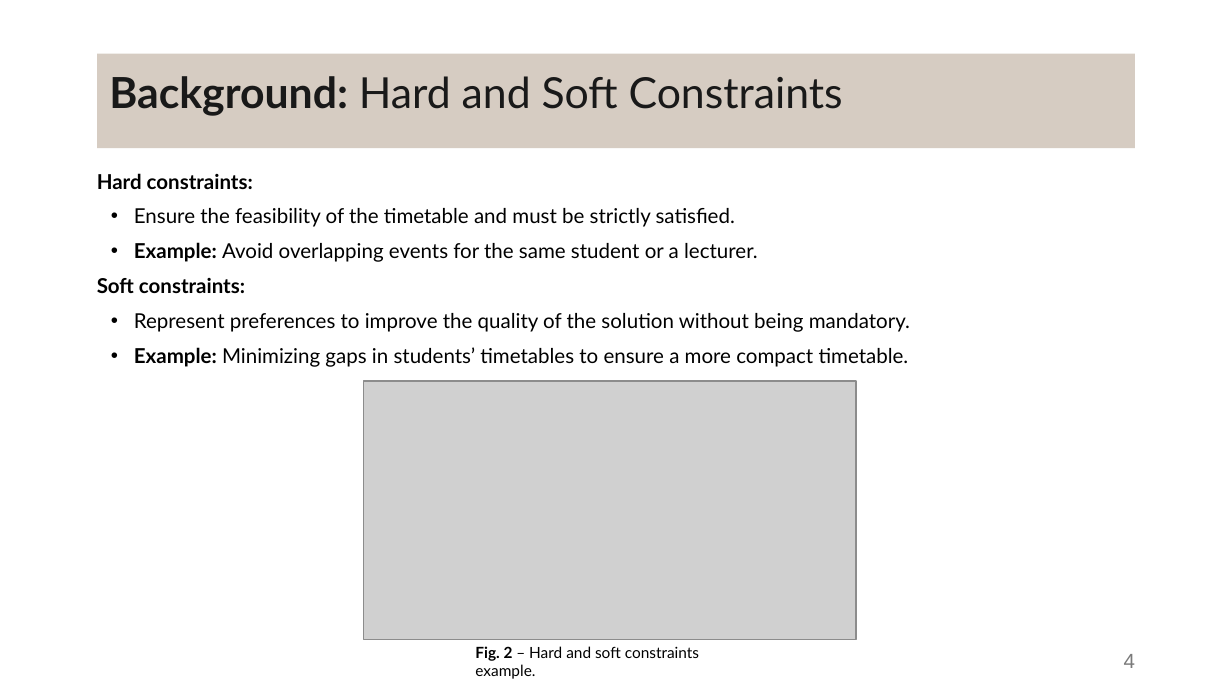
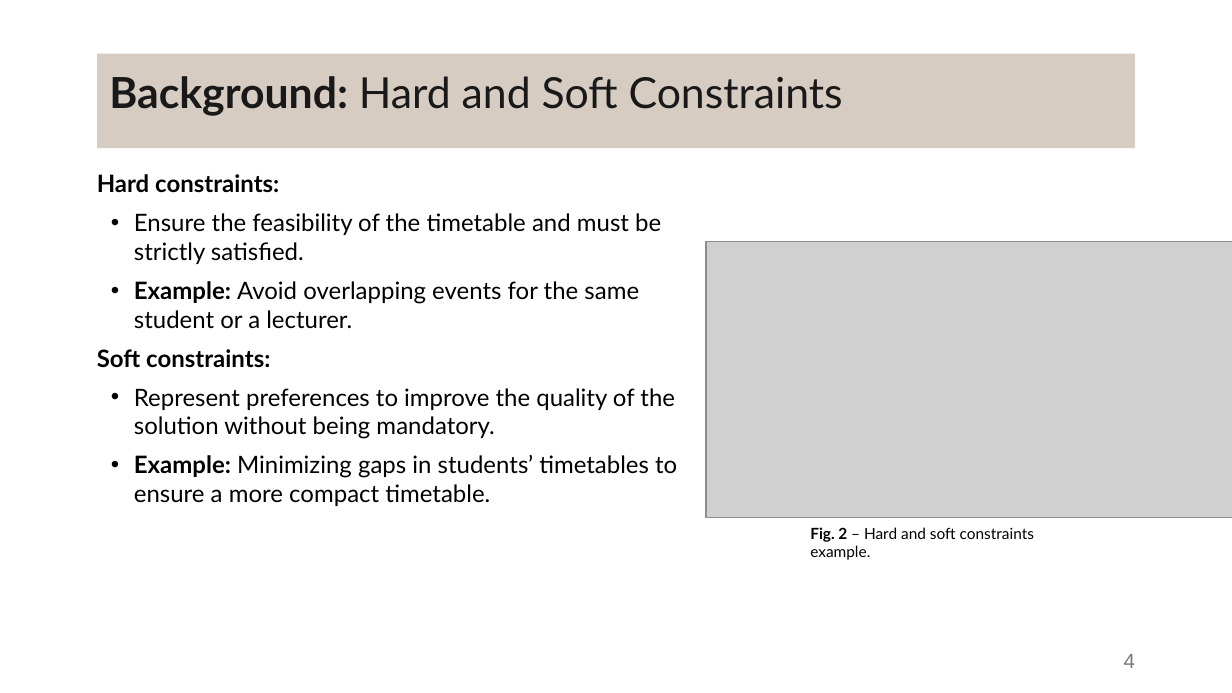
Before and after one commit to DanielaTomas/FCUP-SCHEDULE, a slide deck: slide 4 of Docs/Presentation.pptx. Drawn at 1232x693 pixels with LibreOffice and Linux fonts; fonts in the diff are those of the drawing; grey boxes stand for pictures. Boxes give left, top, right and bottom in pixels: in the first picture for what was removed or moved away, otherwise in the second. Text is boxed around its words. In the diff, an @@ line names an element or a change of style, - is before the commit and + after.

```diff
--- a/Docs/Presentation.pptx
+++ b/Docs/Presentation.pptx
@@ text "Hard constraints:" at box(97, 174, 677, 506): size 12 to 14 pt @@
@@ picture: place and size @@
-picture at box(363, 381, 856, 639)
+picture at box(706, 241, 1232, 517)
@@ text "Fig. 2 – Hard and ...": place and size @@
-text "Fig. 2 – Hard and ..." at box(475, 646, 699, 679)
+text "Fig. 2 – Hard and ..." at box(810, 527, 1034, 560)
```
Also in this commit, not shown: 19 other slides changed.
